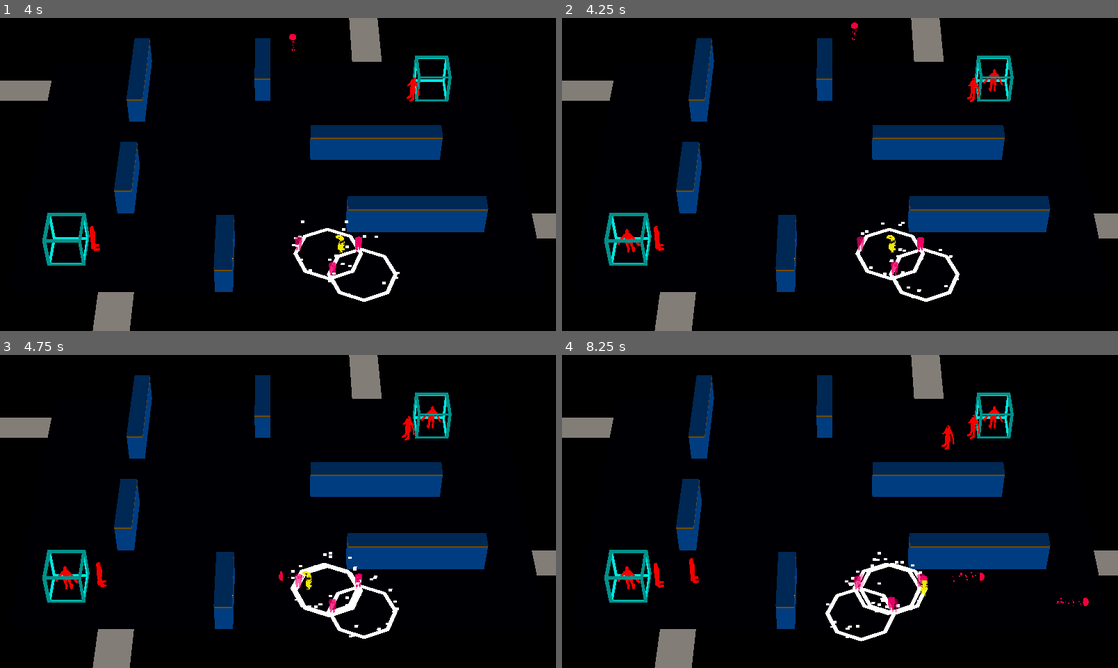
Above: before the commit, frames 1-4 (two rows, left to right).
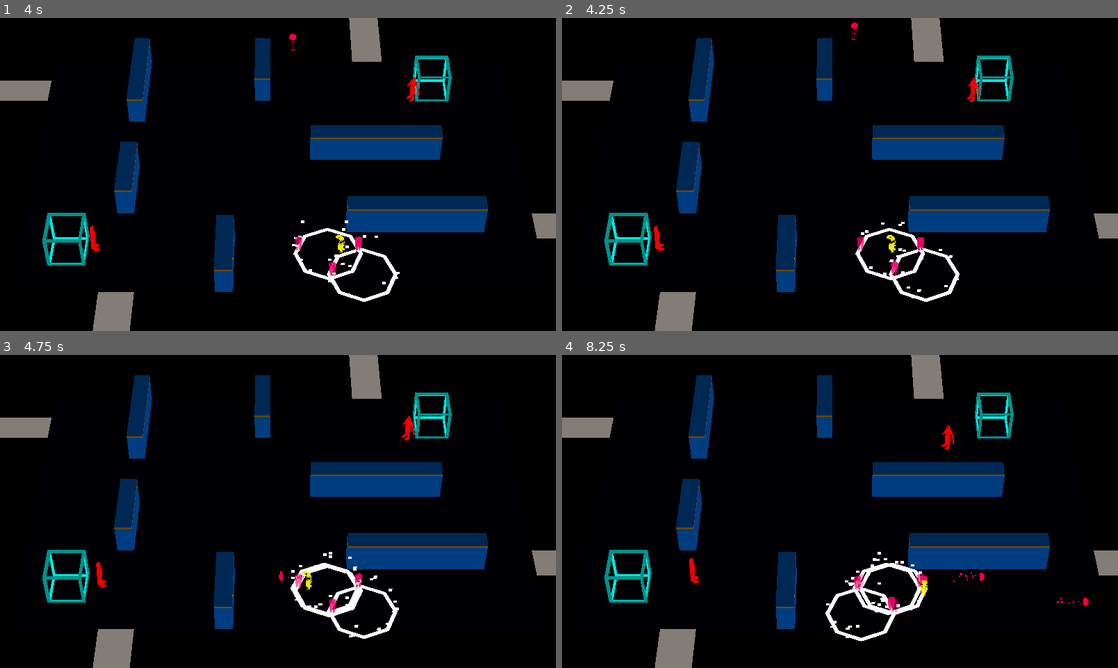
Above: after the commit, the same moments.

Repository: ralabate/30ddl
Game: Godot game, scene res://main.tscn
The game is run twice, just before and just after one commit, with the same random seed, the same clock (stepped at 60 frames per second) and the same inputs.
Inputs:
- Up to frame 1 (4 s): tap Enter (ui_accept) at 0.5, 0.77, 1.52, 3.02, 3.77 s; hold Right (ui_right) 0.53-1.28 s; tap S (player_decoy) at 0.6, 2.1, 3.6 s; hold Down (ui_down) 1.28-2.03 s; tap A (player_mine) at 1.35, 2.85 s; hold Right (ui_right) 2.03-2.78 s; hold Up (ui_up) 2.78-3.53 s; hold Left (ui_left) from 3.53 s (still down)
- Up to frame 2 (4.25 s): keep holding Left (ui_left)
- Up to frame 3 (4.75 s): keep holding Left (ui_left); tap A (player_mine) at 4.35 s; tap Enter (ui_accept) at 4.52 s
- Up to frame 4 (8.25 s): release Left (ui_left) at 5.03 s; hold Down (ui_down) 5.03-5.78 s; tap S (player_decoy) at 5.1, 6.6, 8.1 s; hold Right (ui_right) 5.78-6.53 s; tap A (player_mine) at 5.85, 7.35 s; tap Enter (ui_accept) at 6.02, 6.77, 7.52 s; hold Up (ui_up) 6.53-7.28 s; hold Right (ui_right) 7.28-8.03 s; hold Down (ui_down) from 8.03 s (still down)

Frame 1 is identical in both runs. In frame 2, 0.2% of the frame differs, in the area x 10-80%, y 16-75%; in frame 3, 0.2%; in frame 4, 0.3%.

Commit message:
changed the spawner timer

Diff:
--- a/gauntlet/badguys/badguy_spawner.tscn
+++ b/gauntlet/badguys/badguy_spawner.tscn
@@ -14,7 +14,7 @@
 
 [node name="Timer" type="Timer" parent="."]
 unique_name_in_owner = true
-wait_time = 4.0
+wait_time = 12.0
 autostart = true
 
 [node name="CollisionShape3D" type="CollisionShape3D" parent="."]
